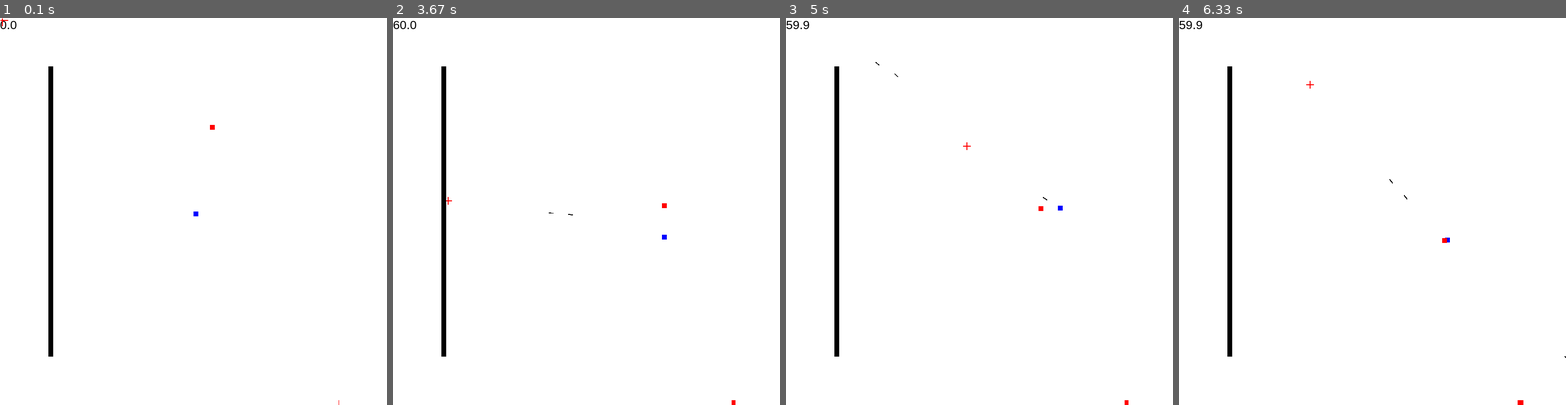
Above: before the commit, frames 1-4 (left to right).
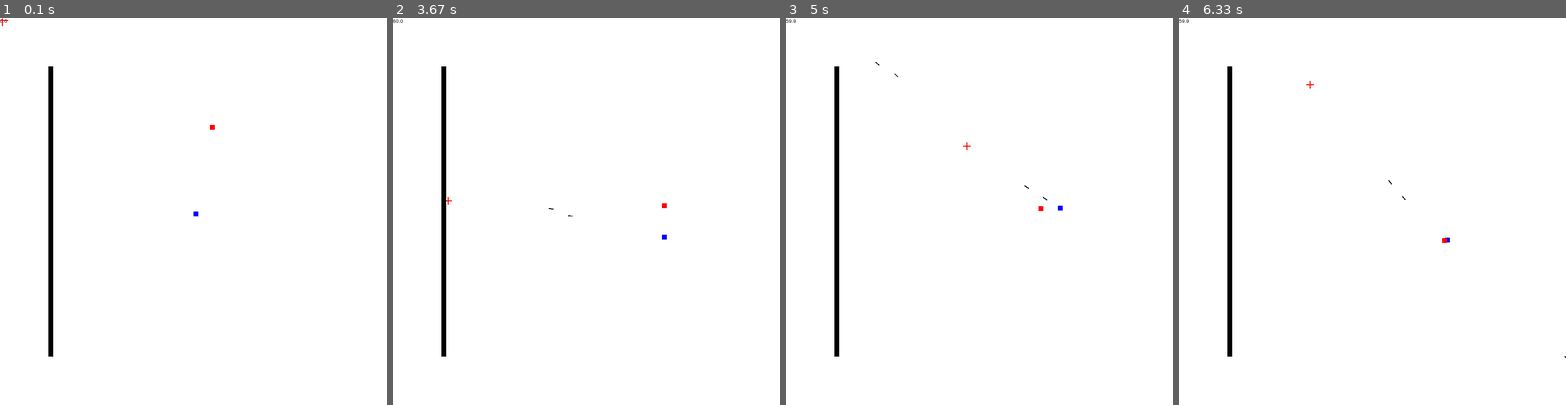
Above: after the commit, the same moments.

Repository: zwang20/Chaos
Game: pygame game, started from chaos.py
Same seed, same stepped clock (60 frames per second), same inputs: the game is played once before the commit and once after it.
Inputs (mouse positions are in pixels of both pictures, inside the frame that each line leads up to):
- Up to frame 1 (0.1 s): no input
- Up to frame 2 (3.67 s): hold 1 0.33-0.8 s; hold Right 0.33-0.8 s; move the mouse to (571, 226) at 0.37 s; tap Space at 0.83, 3.47 s; hold Right 1.17-1.63 s; move the mouse to (493, 215) at 1.2 s; hold Up 1.67-1.97 s; move the mouse to (466, 153) at 1.7 s; hold Right 2-2.47 s; move the mouse to (644, 76) at 2.03 s; hold Left 2.5-3.03 s; move the mouse to (632, 246) at 2.53 s; hold 2 3.07-3.37 s; hold Down 3.07-3.37 s; move the mouse to (594, 79) at 3.1 s; hold Down from 3.4 s (still down); move the mouse to (447, 199) at 3.43 s
- Up to frame 3 (5 s): release Down at 3.7 s; hold Left 3.73-4.13 s; move the mouse to (960, 312) at 3.77 s; tap Space at 3.8, 4.1, 4.23, 4.63, 4.93 s; hold Up 4.17-4.53 s; move the mouse to (979, 257) at 4.2 s; hold Right from 4.57 s (still down); move the mouse to (967, 145) at 4.6 s
- Up to frame 4 (6.33 s): release Right at 5.2 s; hold Down 5.23-5.6 s; move the mouse to (1519, 358) at 5.27 s; tap Space at 5.3, 5.7, 6, 6.2 s; hold Left 5.63-6.1 s; move the mouse to (1473, 273) at 5.67 s; hold Right from 6.13 s (still down); move the mouse to (1310, 83) at 6.17 s

The runs differ from the first frame. In frame 1, less than 0.1% of the frame differs, in the area x 0-88%, y 0-100%; in frame 2, less than 0.1%; in frame 3, less than 0.1%; in frame 4, less than 0.1%, in the area x 0-89%, y 0-100%.

Commit message:
Weapon switch

Diff:
--- a/chaos.py
+++ b/chaos.py
@@ -197,6 +197,7 @@
     width = 10
     height = 10
     angle = 0
+    weapon = 0
 
     def __init__(self, x, y):
         super().__init__()
@@ -307,8 +308,14 @@
 
     player = Player(400, 400)
 
-    # Init cooldown
+    # cooldown
     cooldown = 0
+
+    # weapons
+    weapons = {
+    0: {'name': 'M1911', 'max_ammo': 7,  'cooldown_time': 10, 'reload_time': 60 },
+    1: {'name': 'M16'  , 'max_ammo': 20, 'cooldown_time': 2 , 'reload_time': 180}
+    }
 
     Block(100, 100, 10, 600)
 
@@ -358,6 +365,13 @@
 
         if keys[pygame.K_s] or keys[pygame.K_DOWN]:  # Down
             player.move(0, 3)
+
+        # change weapon
+        if keys[pygame.K_1]:
+            player.weapon = 0
+
+        if keys[pygame.K_2]:
+            player.weapon = 1
 
         # Pause
         if keys[pygame.K_p]:
@@ -397,28 +411,25 @@
 
         player.angle = Player.get_angle(player)
 
+        cooldown_time = weapons[player.weapon]['cooldown_time']
 
         # Fire
-        if fire and cooldown < 100 and cooldown % 4 == 0:
+        if fire and cooldown == 0:
 
             # bullet here
             Bullet(player.rect.x + player.width/2, player.rect.y + player.height/2, player.angle + random.randint(-spread, spread), 20)
 
             #cooldown
-            cooldown += 10
+            cooldown += cooldown_time
 
 
         # Cooldown
         if cooldown > 0:
             cooldown -= 1
 
-        # Cooldown bar
-        sge_rect(display, 700, 790, 100, 10, WHITE)
-        sge_rect(display, 700, 790, cooldown, 10, RED)
-
         update()
 
-        print(GameObj.family.sprites())
+        # print(GameObj.family.sprites())
 
         GameObj.family.draw(display) # draw sprites
 
--- a/sge.py
+++ b/sge.py
@@ -9,7 +9,7 @@
         display=game_display, string='Test', x=0, y=0, colour=(0, 0, 0)):
     display.blit(
         pygame.font.SysFont(
-            "arial", 25).render(str(string), True, colour), (x, y))
+            "arial", 10).render(str(string), True, colour), (x, y))
 
 
 def sge_rect(
